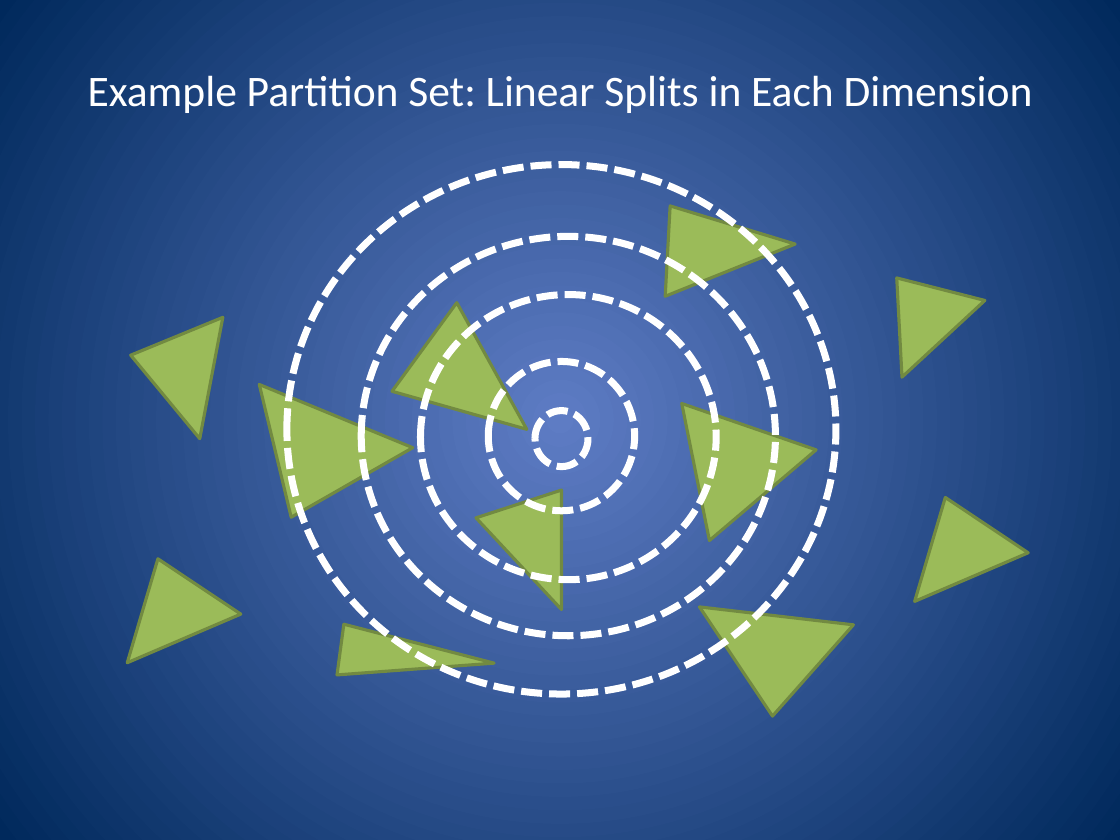
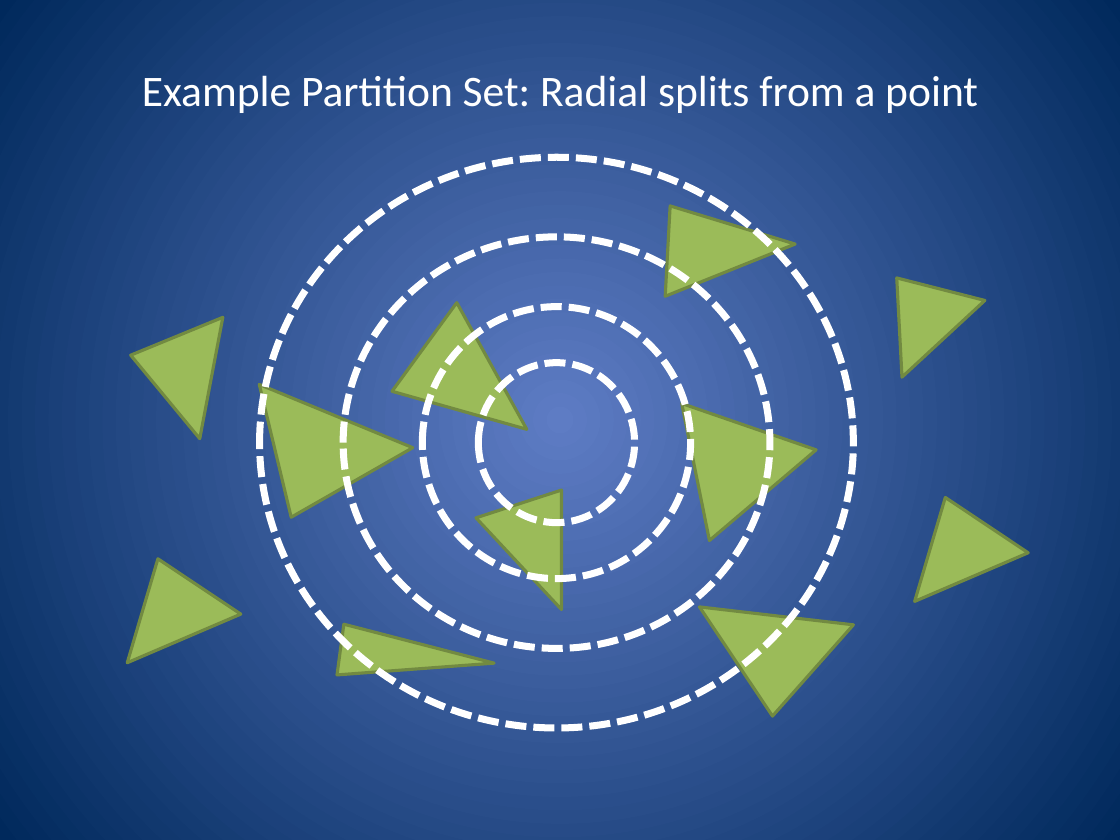
Before and after one commit to nfeltman/RayView, a slide deck: slide 29 of documentation/GroupMeetingPresentation.pptx. Drawn at 1120x840 pixels with LibreOffice and Linux fonts; fonts in the diff are those of the drawing. Boxes give left, top, right and bottom in pixels: in the first picture for what was removed or moved away, otherwise in the second. Text is boxed around its words. In the diff, an @@ line names an element or a change of style, - is before the commit and + after.

```diff
--- a/documentation/GroupMeetingPresentation.pptx
+++ b/documentation/GroupMeetingPresentation.pptx
@@ title at [142,75,978,113]: text changed @@
-Example Partition Set: Linear Splits in Each Dimension
+Example Partition Set: Radial splits from a point
@@ ellipse: place and size @@
-ellipse at [287,165,836,694]
+ellipse at [260,157,853,728]
@@ ellipse: place and size @@
-ellipse at [420,295,716,580]
+ellipse at [343,236,769,647]
@@ ellipse removed at [362,236,776,636] @@
@@ ellipse: place and size @@
-ellipse at [488,362,635,511]
+ellipse at [422,307,691,579]
@@ ellipse: place and size @@
-ellipse at [535,411,588,467]
+ellipse at [478,363,635,523]
```
Also in this commit, not shown: 10 other slides changed, 7 slides added, 3 slides removed.
